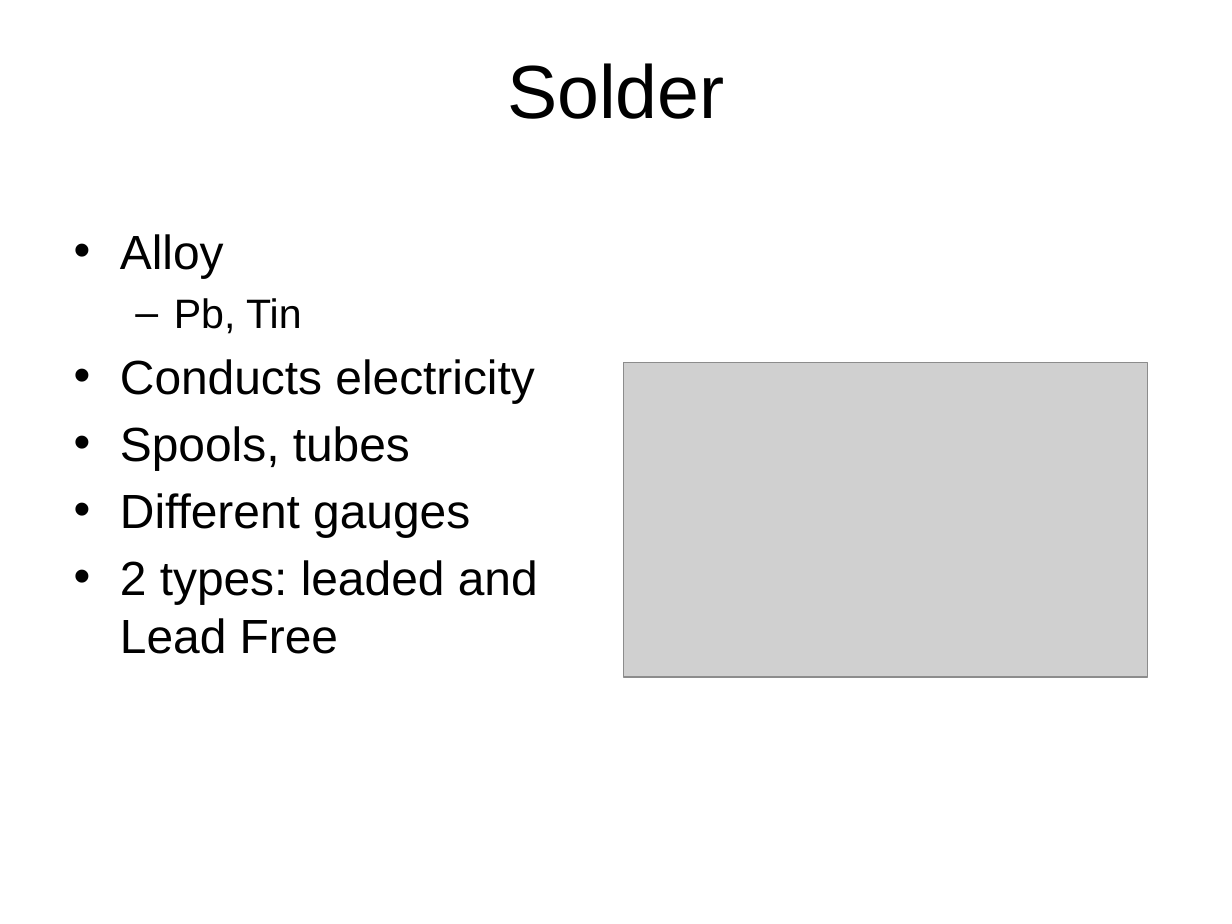
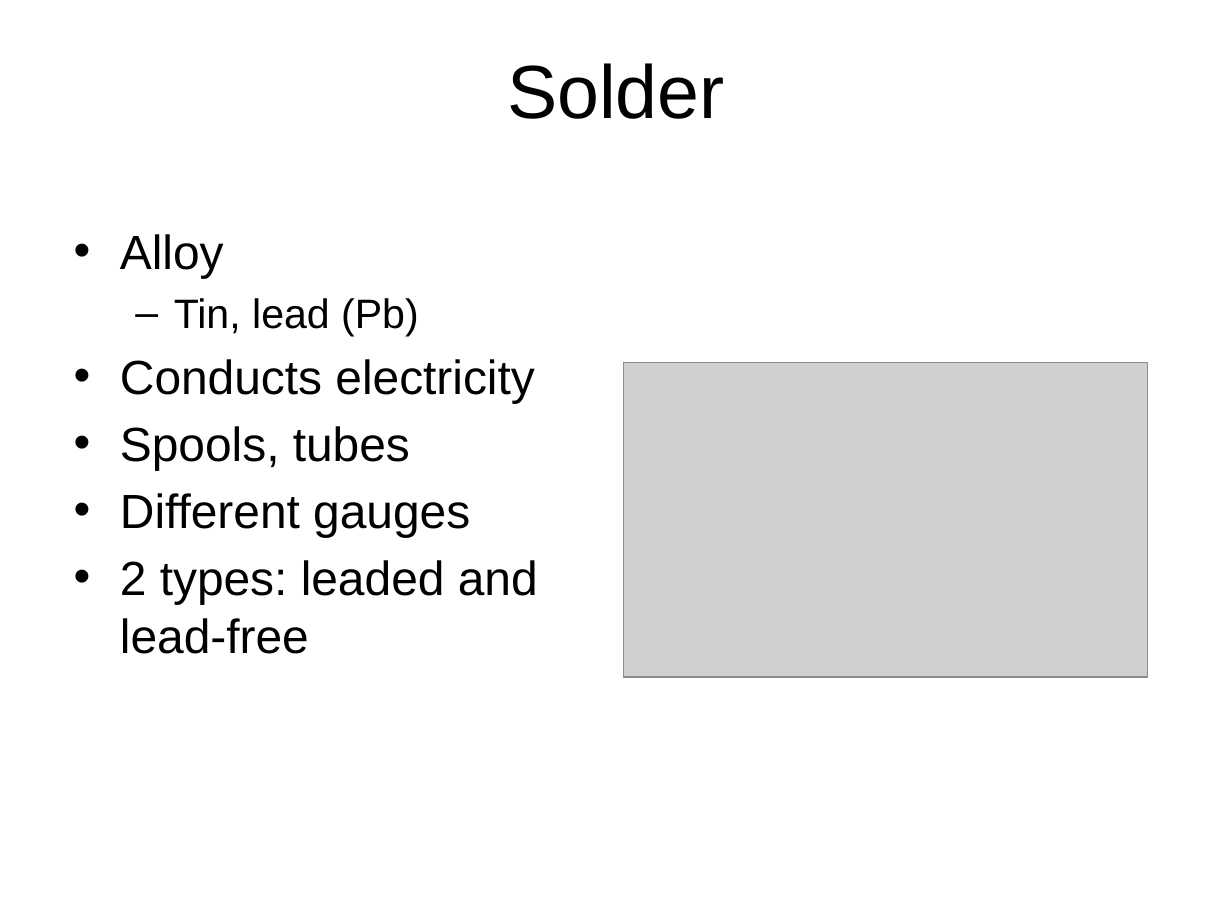
Before and after one commit to veillette/sciencePack, a slide deck: slide 3 of Session04Soldering/solderingInstructions.pptx. Drawn at 1232x924 pixels with LibreOffice and Linux fonts; fonts in the diff are those of the drawing; grey boxes stand for pictures. Boxes give left, top, right and bottom in pixels: in the first picture for what was removed or moved away, otherwise in the second. Text is boxed around its words. In the diff, an @@ line names an element or a change of style, - is before the commit and + after.

```diff
--- a/Session04Soldering/solderingInstructions.pptx
+++ b/Session04Soldering/solderingInstructions.pptx
@@ text at (174,298,419,336): text changed @@
-  – Pb, Tin
+  – Tin, lead (Pb)
@@ text at (120,560,538,654): text changed @@
-• 2 types: leaded and Lead Free
+• 2 types: leaded and lead-free
```
Also in this commit, not shown: 4 other slides changed, 21 other files.
